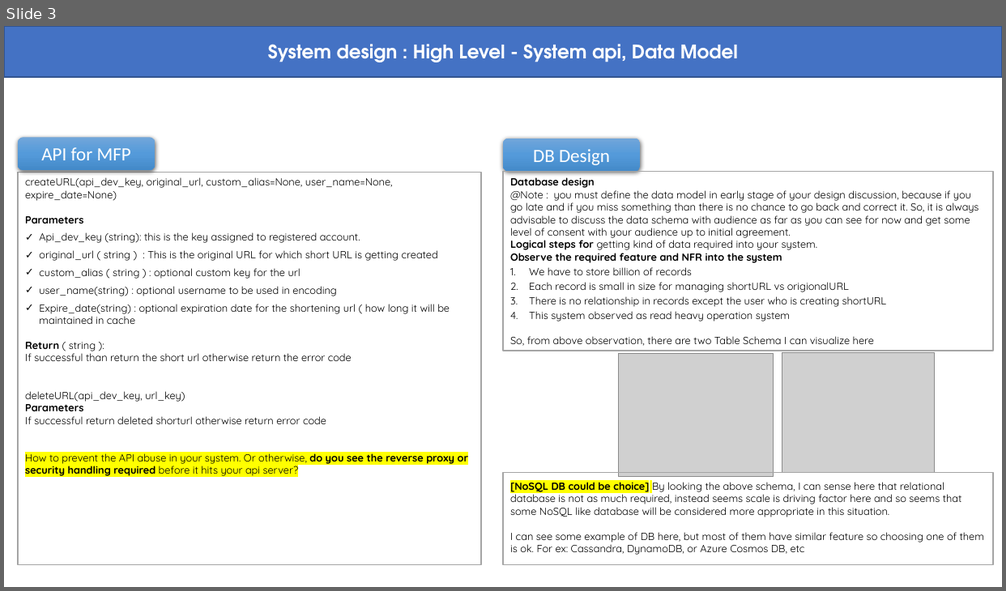
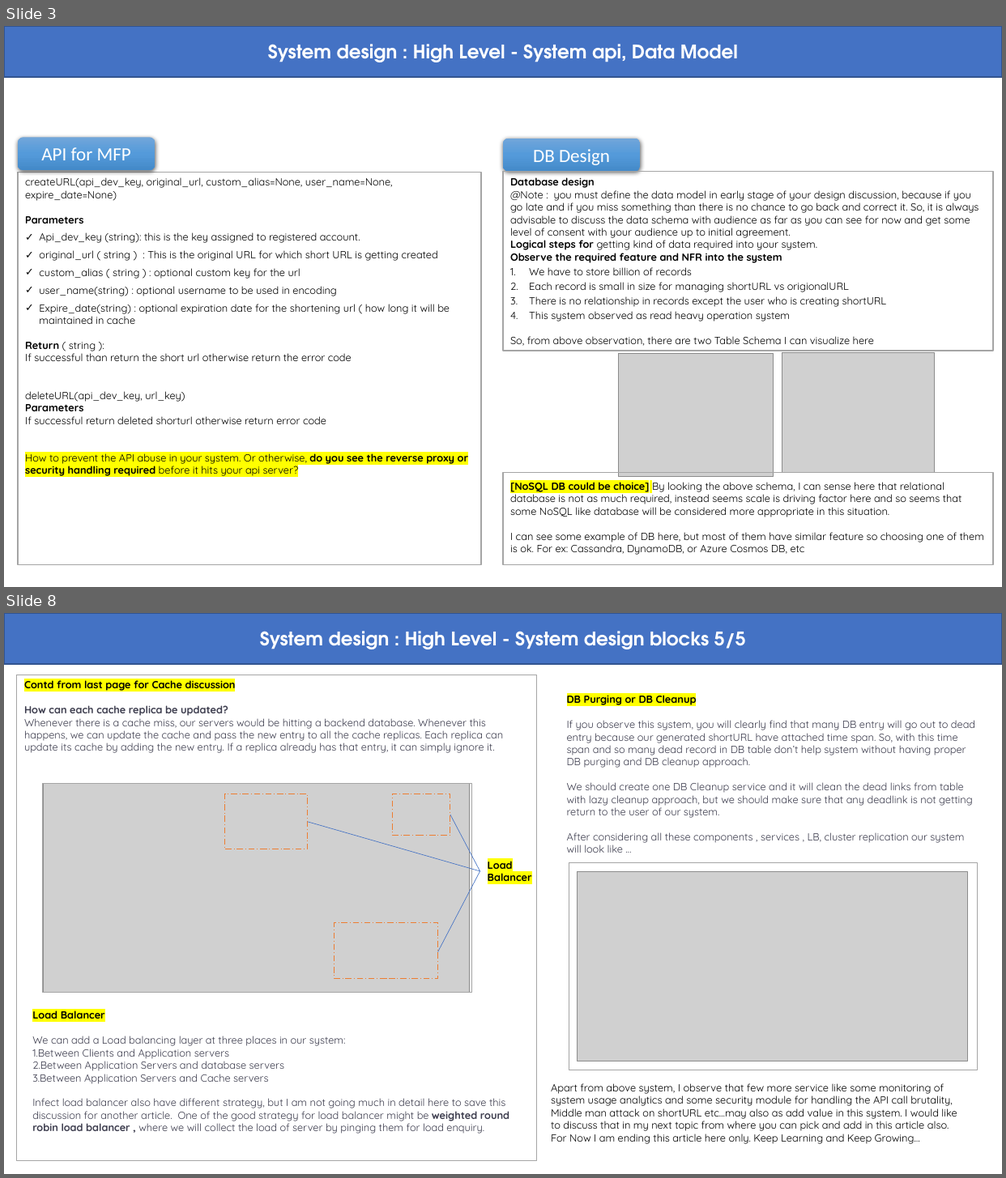
Before and after one commit to abmishra1234/Advanced-System-Design, a slide deck: TinyUrl_discussion_Level01.pptx. Shown one above the other, each under a label of ours: slide 3 before the commit, slides 3 and 8 after it; the slides between them are not shown. The pictures are 1006x591 and 1006x1178 pixels, drawn with LibreOffice and Linux fonts; fonts in the diff are those of the drawing; grey boxes stand for pictures. Boxes give left, top, right and bottom in pixels: in the first picture for what was removed or moved away, otherwise in the second. Text is boxed around its words. In the diff, an @@ line names an element or a change of style, - is before the commit and + after.

Commit message:
TinyURL Service System Design Article Author : Abinash Mishra

```diff
--- a/TinyUrl_discussion_Level01.pptx
+++ b/TinyUrl_discussion_Level01.pptx
@@ slide 8 added at (4, 613, 1002, 1174), background #FFFFFF @@
@@ rectangle added at (4, 613, 1002, 664), fill #4472C4, outline #325491 1 pt, 18 pt, text #FFFFFF, bold @@
+System design : High Level - System design blocks 5/5
@@ rectangle added at (17, 675, 537, 1161), outline #A5A5A5 0.75 pt @@
@@ text added at (24, 678, 504, 753), 10 pt, text #3D3D4E @@
+Contd from last page for Cache discussion
+How can each cache replica be updated?
+Whenever there is a cache miss, our servers would be hitting a backend database. Whenever this happens, we can update the cache and pass the new entry to all the cache replicas. Each replica can update its cache by adding the new entry. If a replica already has that entry, it can simply ignore it.
@@ text added at (567, 692, 975, 853), 10 pt, text #3D3D4E @@
+DB Purging or DB Cleanup
+If you observe this system, you will clearly find that many DB entry will go out to dead entry because our generated shortURL have attached time span. So, with this time span and so many dead record in DB table don’t help system without having proper DB purging and DB cleanup approach.
+We should create one DB Cleanup service and it will clean the dead links from table with lazy cleanup approach, but we should make sure that any deadlink is not getting return to the user of our system.
+After considering all these components , services , LB, cluster replication our system will look like …
@@ rectangle added at (42, 784, 472, 994), outline #A5A5A5 0.75 pt @@
@@ picture added at (44, 784, 470, 993) @@
@@ rectangle added at (224, 794, 307, 850), outline #ED7D31 0.75 pt dashed @@
@@ rectangle added at (393, 794, 451, 835), outline #ED7D31 0.75 pt dashed @@
@@ line added from (308, 822) to (480, 871), #4472C4 0.5 pt @@
@@ line added from (450, 815) to (480, 871), #4472C4 0.5 pt @@
@@ line added from (438, 952) to (480, 871), #4472C4 0.5 pt @@
@@ text added at (488, 858, 532, 881), 10 pt, text #000000, bold @@
+Load Balancer
@@ rectangle added at (569, 863, 978, 1071), outline #A5A5A5 0.75 pt @@
@@ picture added at (577, 872, 967, 1062) @@
@@ rectangle added at (334, 923, 438, 979), outline #ED7D31 0.75 pt dashed @@
@@ text added at (32, 1008, 509, 1134), 10 pt, text #3D3D4E @@
+Load Balancer
+We can add a Load balancing layer at three places in our system:
+1. Between Clients and Application servers
+2. Between Application Servers and database servers
+3. Between Application Servers and Cache servers
+Infect load balancer also have different strategy, but I am not going much in detail here to save this discussion for another article. One of the good strategy for load balancer might be weighted round robin load balancer , where we will collect the load of server by pinging them for load enquiry.
@@ text added at (551, 1084, 957, 1144), 10 pt, text #000000 @@
+Apart from above system, I observe that few more service like some monitoring of system usage analytics and some security module for handling the API call brutality, Middle man attack on shortURL etc…may also as add value in this system. I would like to discuss that in my next topic from where you can pick and add in this article also. For Now I am ending this article here only. Keep Learning and Keep Growing…
```
Also in this commit, not shown: 2 slides changed, 3 other slides added, 1 other file.
